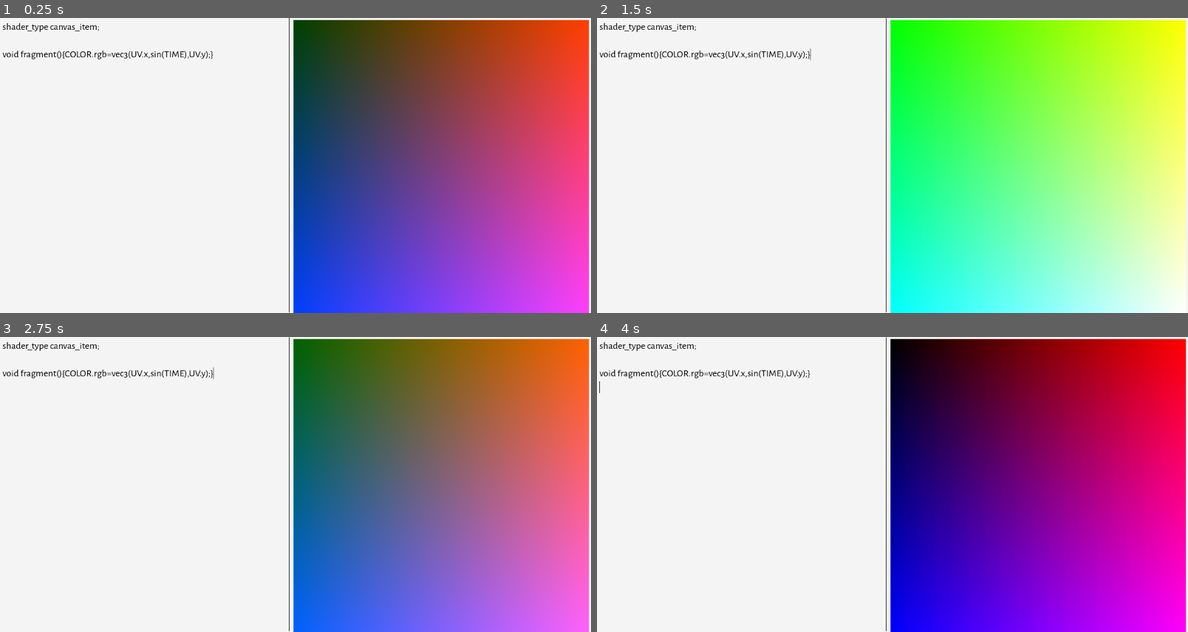
Above: before the commit, frames 1-4 (two rows, left to right).
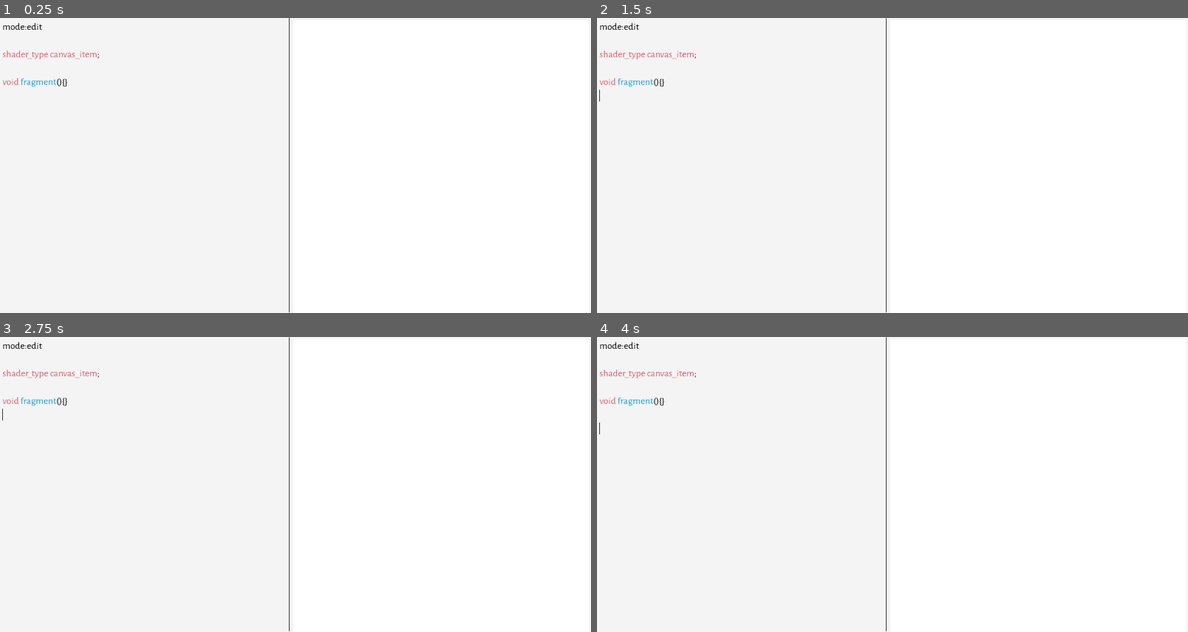
Above: after the commit, the same moments.

Repository: AriGrele/Shading_interface
Game: Godot game, scene res://main.tscn
Two runs of this game, one before a commit and one after it. Both use one fixed random seed, a clock stepped at 60 frames per second and the inputs below.
Inputs (mouse positions are in pixels of both pictures, inside the frame that each line leads up to):
- Up to frame 1 (0.25 s): no input
- Up to frame 2 (1.5 s): move the mouse to (1022, 150) at 0.52 s; click (1022, 150) at 0.6 s; move the mouse to (774, 180) at 1.27 s; click (774, 180) at 1.35 s
- Up to frame 3 (2.75 s): move the mouse to (354, 419) at 2.02 s; click (354, 419) at 2.1 s
- Up to frame 4 (4 s): move the mouse to (862, 543) at 2.77 s; click (862, 543) at 2.85 s; tap Enter at 3.5 s; move the mouse to (1069, 528) at 3.52 s; click (1069, 528) at 3.6 s

The runs differ from the first frame. In frame 1, 51% of the frame differs, in the area x 0-100%, y 0-100%; in frame 2, 50%; in frame 3, 51%; in frame 4, 51%.

Commit message:
image saving, panning, zooming, and minor functions

Diff:
--- /dev/null
+++ b/code/imagerect.gdshader
@@ -0,0 +1,12 @@
+shader_type canvas_item;
+
+uniform sampler2D viewport:filter_nearest;
+uniform vec2 center;
+uniform float zoom;
+
+void fragment(){
+
+	vec2 uv=UV-vec2(.5);
+	uv=(uv*zoom+center);
+
+	COLOR=texture(viewport,uv);}
--- /dev/null
+++ b/code/imagerect.tres
@@ -0,0 +1,13 @@
+[gd_resource type="ShaderMaterial" load_steps=3 format=3 uid="uid://vjptp8piaqpn"]
+
+[ext_resource type="Shader" path="res://code/imagerect.gdshader" id="1_spxus"]
+
+[sub_resource type="ViewportTexture" id="ViewportTexture_nt4xm"]
+viewport_path = NodePath("screen/cols/himage/vimage/imagerect/viewport")
+
+[resource]
+resource_local_to_scene = true
+shader = ExtResource("1_spxus")
+shader_parameter/center = null
+shader_parameter/zoom = null
+shader_parameter/viewport = SubResource("ViewportTexture_nt4xm")
--- a/code/load_script.gd
+++ b/code/load_script.gd
@@ -1,9 +1,15 @@
 extends Node2D
+
+func save(text,path):
+	var file = FileAccess.open(path,FileAccess.WRITE)
+	file.store_string(text)
 
 func load_txt(path):
 	var file=FileAccess.open(path,FileAccess.READ)
-	var content=file.get_as_text()
-	return(content)
+	if file:
+		var content=file.get_as_text()
+		return(content)
+	return('')
 
 func _ready():
 	var path='res://input.txt'
--- /dev/null
+++ b/code/pan_zoom.gd
@@ -0,0 +1,70 @@
+extends Node2D
+
+var selected
+var panning
+var image
+var viewport
+var shader
+
+var start
+var end
+
+var center
+var new
+var zoom
+var dimfull
+
+func _ready():
+	selected = false
+	panning  = false
+
+	center   = Vector2(0.5,0.5)
+	new      = Vector2(0.5,0.5)
+	zoom     = 1
+	dimfull  = Vector2(1,1)
+
+	image    = get_node('../screen/cols/himage/vimage/imagerect')
+	viewport = image.get_node('viewport')
+	shader   = image.material
+
+	shader.set_shader_parameter('center',new)
+	shader.set_shader_parameter('zoom',zoom)
+
+func _on_imagerect_mouse_entered():
+	selected=true
+
+func _on_imagerect_mouse_exited():
+	selected=false
+
+func _process(delta):
+	var dim=dimfull*zoom
+	var borderx = Vector2(dim.x/2.,1-dim.x/2.)
+	var bordery = Vector2(dim.y/2.,1-dim.y/2.)
+
+	if selected:
+
+		if Input.is_action_just_pressed('Mouse_left'):
+			panning=true
+			start=image.get_local_mouse_position()
+		if Input.is_action_just_released("Mouse_left"):
+			panning=false
+
+			center=new
+
+		if panning:
+			end      = image.get_local_mouse_position()
+			var disp = (start-end)/image.get_size()*zoom
+			new      = center+disp
+
+		new = Vector2(clamp(new.x,borderx.x,borderx.y),clamp(new.y,bordery.x,bordery.y))
+		shader.set_shader_parameter('center',new)
+
+func _input(event):
+	if selected and event is InputEventMouseButton:
+		if event.button_index == MOUSE_BUTTON_WHEEL_UP  and event.pressed:
+			zoom=clamp(zoom*1.1,0,1)
+			shader.set_shader_parameter('zoom',zoom)
+
+		if event.button_index == MOUSE_BUTTON_WHEEL_DOWN  and event.pressed:
+			zoom=clamp(zoom*.9,0,1)
+			shader.set_shader_parameter('zoom',zoom)
--- /dev/null
+++ b/code/parse_parms.gd
@@ -0,0 +1,79 @@
+extends Node2D
+
+var parse_script
+var viewport
+var shaderrect
+var imagerect
+
+var input
+
+var functions = preload("res://code/load_script.gd").new()
+
+func ifelse(check,a,b):
+	if check:return(a)
+	return(b)
+
+func parse(parms):
+	var default={
+		'mode':'save',
+		'x':'1000',
+		'y':'1000',
+		'crop_left':'0',
+		'crop_right':'1',
+		'crop_bottom':'0',
+		'crop_top':'1',
+		'load':'.',
+		'save':'.',
+		'save_image':'image.png'}
+
+	for parm in default:
+		if parm in parms:pass
+		else:parms[parm]=default[parm]
+
+	var x           = float(parms['x'])
+	var y           = float(parms['y'])
+	var crop_left   = float(parms['crop_left'])
+	var crop_right  = float(parms['crop_right'])-float(parms['crop_left'])
+	var crop_top    = float(parms['crop_top'])
+	var crop_bottom = float(parms['crop_bottom'])
+
+	viewport.set_size(Vector2(x,y))
+	shaderrect.set_size(Vector2(x,y))
+
+	shaderrect.set_size(Vector2(x/crop_right,y/(crop_top-crop_bottom)))
+	shaderrect.set_position(Vector2(-crop_left,-(1.-crop_top))*shaderrect.get_size())
+
+	if '.txt' in parms['load']:
+		var new_text=functions.load_txt(parms['load'])
+		if new_text!='':
+			input.set_text(new_text)
+			parse_script._on_script_text_changed()
+
+	if '.txt' in parms['save']:
+		functions.save(input.get_text(),parms['save'])
+
+	if parms['mode']=='save':
+
+		viewport.set_update_mode(1) #render once
+
+		if '.png' in parms['save_image'] or '.jpg' in parms['save_image']:
+			await RenderingServer.frame_post_draw
+
+			var texture=viewport.get_texture().get_image()
+
+			if '.jpg' in parms['save_image']:
+				texture.save_jpg(parms['save_image'])
+
+			if '.png' in parms['save_image']:
+				texture.save_png(parms['save_image'])
+
+		get_tree().quit()
+
+func _ready():
+	input        = get_node('../screen/cols/text/script')
+	parse_script = get_node('../parse_script')
+	imagerect    = get_node('../screen/cols/himage/vimage/imagerect')
+	viewport     = imagerect.get_node('viewport')
+	shaderrect   = viewport.get_node('shaderrect')
+
+	parse_script.parameters.connect(parse)
--- a/code/parse_script.gd
+++ b/code/parse_script.gd
@@ -5,14 +5,16 @@
 var image
 var textures={}
 
+signal parameters(parms)
+
 func load_image(path):
-	var image=Image.load_from_file(path)
-	var texture=ImageTexture.create_from_image(image)
+	var imagefile=Image.load_from_file(path)
+	var texture=ImageTexture.create_from_image(imagefile)
 	return(texture)
 
 func _ready():
 	input=get_node('../screen/cols/text/script')
-	image=get_node('../screen/cols/himage/vimage/imagerect').material
+	image=get_node('../screen/cols/himage/vimage/imagerect/viewport/shaderrect').material
 
 	shader=Shader.new()
 
@@ -30,14 +32,16 @@
 		var pair=Array(option.split(':'))
 
 		if len(pair)>1:
+			print(pair)
 			var types=pair.pop_at(0)
 			var item=':'.join(pair)
 
 			if ' ' in types:
 				pair=Array(types.split(' '))
+				print(pair)
+				var type=pair.pop_at(0)
+				var Name=' '.join(pair)
 
-				var type=pair.pop_at(0)
-				var Name=' '.join(pair[1])
 				if type=='sampler2D':
 					if not textures.has(item):
 						textures[item]=load_image(item)
@@ -47,5 +51,4 @@
 			else:
 				parms[types]=item
 
-	var image_texture=image.get_shader_parameter('COLOR')
-	print(image_texture)
+	parameters.emit(parms)
--- /dev/null
+++ b/code/scripthighlight.gd
@@ -0,0 +1,177 @@
+extends TextEdit
+
+
+
+func _ready():
+	var keywords = {'#d76274':[
+		'void',
+		'bool',
+		'bvec2',
+		'bvec3',
+		'bvec4',
+		'int',
+		'ivec2',
+		'ivec3',
+		'ivec4',
+		'uint',
+		'uvec2',
+		'uvec3',
+		'uvec4',
+		'float',
+		'vec2',
+		'vec3',
+		'vec4',
+		'mat2',
+		'mat3',
+		'mat4',
+		'sampler2D',
+		'isampler2D',
+		'usampler2D',
+		'sampler2DArray',
+		'isampler2DArray',
+		'usampler2DArray',
+		'sampler3D',
+		'isampler3D',
+		'usampler3D',
+		'samplerCube',
+		'samplerCubeArray',
+		'const',
+		'lowp',
+		'struct',
+		'return',
+		'if',
+		'else',
+		'switch',
+		'case',
+		'break',
+		'while',
+		'do',
+		'discard',
+		'inout',
+		'varying',
+		'uniform',
+		'flat',
+		'smooth',
+		'shader_type',
+		'canvas_item',
+		'spatial',
+		'particles',
+		'sky',
+		'fog',
+		'UV',
+		'COLOR',
+		'VERTEX',
+		'TIME'],
+	'#509874':['1','2','3','4','5','6','7','8','9','0'],
+	'179fe0':[
+		'fragment',
+		'radians',
+		'degrees',
+		'sin',
+		'cos',
+		'tan',
+		'asin',
+		'acos',
+		'atan',
+		'sinh',
+		'cosh',
+		'tanh',
+		'asinh',
+		'acosh',
+		'atanh',
+		'pow',
+		'exp',
+		'exp2',
+		'log',
+		'log2',
+		'sqrt',
+		'inversesqrt',
+		'abs',
+		'sign',
+		'floor',
+		'round',
+		'roundEven',
+		'trunc',
+		'ceil',
+		'fract',
+		'mod',
+		'modf',
+		'min',
+		'max',
+		'clamp',
+		'mix',
+		'fma',
+		'step',
+		'smoothstep',
+		'isnan',
+		'isinf',
+		'floatBitsToInt',
+		'floatBitsToUint',
+		'intBitsToFloat',
+		'uintBitsToFloat',
+		'length',
+		'distance',
+		'dot',
+		'cross',
+		'normalize',
+		'refract',
+		'faceforward',
+		'matrixCompMult',
+		'outerProduct',
+		'transpose',
+		'determinant',
+		'inverse',
+		'lessThan',
+		'greaterThan',
+		'lessThanEqual',
+		'greaterThanEqual',
+		'equal',
+		'notEqual',
+		'any',
+		'all',
+		'not',
+		'textureSize',
+		'textureQueryLod',
+		'textureQueryLevels',
+		'texture',
+		'textureProj',
+		'textureLod',
+		'textureProjLod',
+		'textureGrad',
+		'textureProjGrad',
+		'texelFetch',
+		'textureGather',
+		'dFdx',
+		'dFdxCoarse',
+		'dFdxFine',
+		'dFdy',
+		'dFdyCoarse',
+		'dFdyFine',
+		'fwidth',
+		'fwidthCoarse',
+		'fwidthFine',
+		'packHalf2x16',
+		'unpackHalf2x16',
+		'packUnorm2x16',
+		'unpackUnorm2x16',
+		'packSnorm2x16',
+		'unpackSnorm2x16',
+		'packUnorm4x8',
+		'unpackUnorm4x8',
+		'packSnorm4x8',
+		'unpackSnorm4x8',
+		'bitfieldExtract',
+		'bitfieldInsert',
+		'bitfieldReverse',
+		'bitCount',
+		'findMSB',
+		'imulExtended',
+		'umulExtended',
+		'uaddCarry',
+		'usubBorrow',
+		'ldexp',
+		'frexp']}
+
+	for color in keywords:
+		for keyword in keywords[color]:
+			self.get_syntax_highlighter().add_keyword_color(keyword, Color(color))
--- /dev/null
+++ b/code/shaderrect.tres
@@ -0,0 +1,3 @@
+[gd_resource type="ShaderMaterial" format=3 uid="uid://dtnjm0tgpmgf7"]
+
+[resource]
--- a/main.tscn
+++ b/main.tscn
@@ -1,10 +1,15 @@
-[gd_scene load_steps=8 format=3 uid="uid://duhhk823tlsl"]
+[gd_scene load_steps=13 format=3 uid="uid://duhhk823tlsl"]
 
 [ext_resource type="Script" path="res://code/cols.scale.gd" id="1_a8mmw"]
 [ext_resource type="FontFile" uid="uid://bbyvcvft3iw1n" path="res://assets/AlegreyaSans-Regular.ttf" id="2_2pwtu"]
 [ext_resource type="Script" path="res://code/imagerect.scale.gd" id="2_4pohs"]
 [ext_resource type="Script" path="res://code/parse_script.gd" id="2_8lfqj"]
+[ext_resource type="Material" uid="uid://vjptp8piaqpn" path="res://code/imagerect.tres" id="3_hpadw"]
+[ext_resource type="Script" path="res://code/scripthighlight.gd" id="3_phq1v"]
 [ext_resource type="Script" path="res://code/load_script.gd" id="5_0h2bw"]
+[ext_resource type="Material" uid="uid://dtnjm0tgpmgf7" path="res://code/shaderrect.tres" id="5_ll1yt"]
+[ext_resource type="Script" path="res://code/parse_parms.gd" id="7_spbgv"]
+[ext_resource type="Script" path="res://code/pan_zoom.gd" id="9_qbejb"]
 
 [sub_resource type="StyleBoxFlat" id="StyleBoxFlat_p7sun"]
 content_margin_left = 5.0
@@ -15,7 +20,7 @@
 border_width_right = 1
 border_color = Color(0, 0, 0, 1)
 
-[sub_resource type="ShaderMaterial" id="ShaderMaterial_7n6sd"]
+[sub_resource type="CodeHighlighter" id="CodeHighlighter_q0mbx"]
 
 [node name="main" type="Node2D"]
 
@@ -50,6 +55,8 @@
 theme_override_font_sizes/font_size = 20
 theme_override_styles/normal = SubResource("StyleBoxFlat_p7sun")
 placeholder_text = "Enter shading script"
+syntax_highlighter = SubResource("CodeHighlighter_q0mbx")
+script = ExtResource("3_phq1v")
 
 [node name="spacer" type="Control" parent="screen/cols/text"]
 custom_minimum_size = Vector2(0, 5)
@@ -73,12 +80,21 @@
 size_flags_vertical = 3
 
 [node name="imagerect" type="ColorRect" parent="screen/cols/himage/vimage"]
-material = SubResource("ShaderMaterial_7n6sd")
+material = ExtResource("3_hpadw")
 layout_mode = 2
 size_flags_horizontal = 4
 size_flags_vertical = 4
 size_flags_stretch_ratio = 100.0
 script = ExtResource("2_4pohs")
+
+[node name="viewport" type="SubViewport" parent="screen/cols/himage/vimage/imagerect"]
+disable_3d = true
+size = Vector2i(2, 2)
+
+[node name="shaderrect" type="ColorRect" parent="screen/cols/himage/vimage/imagerect/viewport"]
+material = ExtResource("5_ll1yt")
+offset_right = 20.0
+offset_bottom = 20.0
 
 [node name="spacer3" type="Control" parent="screen/cols/himage/vimage"]
 layout_mode = 2
@@ -91,7 +107,15 @@
 [node name="parse_script" type="Node2D" parent="."]
 script = ExtResource("2_8lfqj")
 
+[node name="parse_parms" type="Node2D" parent="."]
+script = ExtResource("7_spbgv")
+
 [node name="load_script" type="Node2D" parent="."]
 script = ExtResource("5_0h2bw")
 
+[node name="pan_zoom" type="Node2D" parent="."]
+script = ExtResource("9_qbejb")
+
 [connection signal="text_changed" from="screen/cols/text/script" to="parse_script" method="_on_script_text_changed"]
+[connection signal="mouse_entered" from="screen/cols/himage/vimage/imagerect" to="pan_zoom" method="_on_imagerect_mouse_entered"]
+[connection signal="mouse_exited" from="screen/cols/himage/vimage/imagerect" to="pan_zoom" method="_on_imagerect_mouse_exited"]
--- a/project.godot
+++ b/project.godot
@@ -20,6 +20,28 @@
 window/size/viewport_width=1200
 window/size/viewport_height=600
 
+[input]
+
+Mouse_left={
+"deadzone": 0.5,
+"events": [Object(InputEventMouseButton,"resource_local_to_scene":false,"resource_name":"","device":-1,"window_id":0,"alt_pressed":false,"shift_pressed":false,"ctrl_pressed":false,"meta_pressed":false,"button_mask":0,"position":Vector2(0, 0),"global_position":Vector2(0, 0),"factor":1.0,"button_index":1,"canceled":false,"pressed":false,"double_click":false,"script":null)
+]
+}
+scroll={
+"deadzone": 0.5,
+"events": []
+}
+scroll_up={
+"deadzone": 0.5,
+"events": [Object(InputEventMouseButton,"resource_local_to_scene":false,"resource_name":"","device":-1,"window_id":0,"alt_pressed":false,"shift_pressed":false,"ctrl_pressed":false,"meta_pressed":false,"button_mask":0,"position":Vector2(0, 0),"global_position":Vector2(0, 0),"factor":1.0,"button_index":4,"canceled":false,"pressed":false,"double_click":false,"script":null)
+]
+}
+scroll_down={
+"deadzone": 0.5,
+"events": [Object(InputEventMouseButton,"resource_local_to_scene":false,"resource_name":"","device":-1,"window_id":0,"alt_pressed":false,"shift_pressed":false,"ctrl_pressed":false,"meta_pressed":false,"button_mask":0,"position":Vector2(0, 0),"global_position":Vector2(0, 0),"factor":1.0,"button_index":5,"canceled":false,"pressed":false,"double_click":false,"script":null)
+]
+}
+
 [rendering]
 
 renderer/rendering_method="gl_compatibility"
Not shown, added: export_presets.cfg
Binary file added: image.png
Not shown, changed: input.txt
Not shown, added: shader_interface.console.exe
Not shown, added: shader_interface.exe
Not shown, added: shader_interface.pck
Not shown, added: shader_link.R
